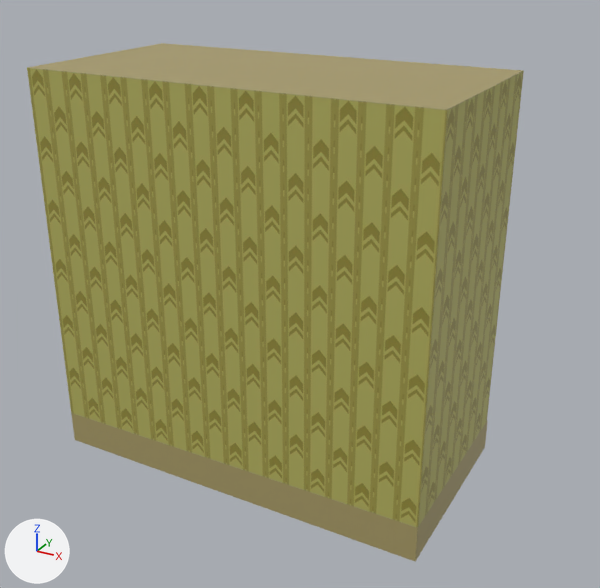
Two versions of the FBX model Assets/Art/Models/Backrooms Tiles.fbx_Wall-Half/Backrooms Tiles.fbx_Wall-Half.fbx, one commit apart.
Rendered twice from a 50 mm camera at (-7.04, -3.8, 1.58) aimed at (-9.05, -0.15, -0.25). Arrows for +X, +Y and +Z are at lower left; the lights stay in place.

Before the edit, the objects in view are built like this:
```python
me_wall_half = bpy.data.meshes.new('Wall-Half')
me_wall_half.from_pydata(...)  # 20 vertices, 13 faces; spans x -1.0..1.0, y -1.0..0.02, z -1.0..1.0
# faces by material slot: [4, 9]
me_wall_half.materials.append(mat_wallpaper)
me_wall_half.materials.append(mat_walltrim)  # yellow #aa9d69
ob_wall_half = bpy.data.objects.new('Wall-Half', me_wall_half)
ob_wall_half.location = (-9.0, 0.0, 0.0)
```
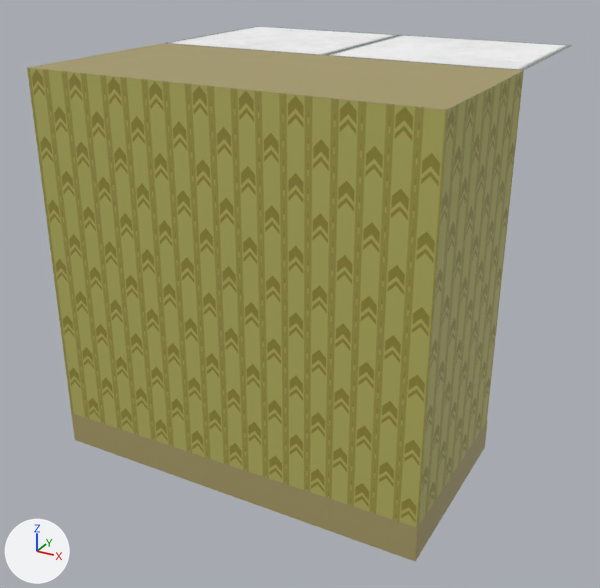
Pixel boxes (x1, y1, x2, y2) of what changed, in the pictures (600 x 588 px):
```json
{"object": "Wall-Half-CeilingTile", "change": "added", "after": [166, 26, 573, 70]}
```

Scene script edits in JSON lines:
```json
{"op": "add", "block": "img_tiles_metallic_jpg", "code": ["img_tiles_metallic_jpg = load_image('Tiles_Metallic.jpg', '../Materials/Textures/Tiles_Metallic.jpg', 4096, 4096, 'Non-Color')"]}
{"op": "add", "block": "img_tiles_roughness_jpg", "code": ["img_tiles_roughness_jpg = load_image('Tiles_Roughness.jpg', '../Materials/Textures/Tiles_Roughness.jpg', 4096, 4096, 'Non-Color')"]}
{"op": "add", "block": "img_tiles_color_jpg", "code": ["img_tiles_color_jpg = load_image('Tiles_Color.jpg', '../Materials/Textures/Tiles_Color.jpg', 4096, 4096, 'sRGB')"]}
{"op": "add", "block": "mat_ceilingtile", "code": ["mat_ceilingtile = bpy.data.materials.new('CeilingTile')", "# uses the picture img_tiles_color_jpg", "# uses the picture img_tiles_metallic_jpg", "# uses the picture img_tiles_roughness_jpg"]}
{"op": "add", "block": "me_plane_002", "code": ["me_plane_002 = bpy.data.meshes.new('Plane.002')", "me_plane_002.from_pydata(...)  # 4 vertices, 1 face; spans x -1.0..1.0, y 0.0..1.0, z 1.0", "me_plane_002.materials.append(mat_ceilingtile)"]}
{"op": "add", "block": "ob_wall_half_ceilingtile", "code": ["ob_wall_half_ceilingtile = bpy.data.objects.new('Wall-Half-CeilingTile', me_plane_002)", "ob_wall_half_ceilingtile.location = (-9.0, 0.0, 0.0)"]}
```
